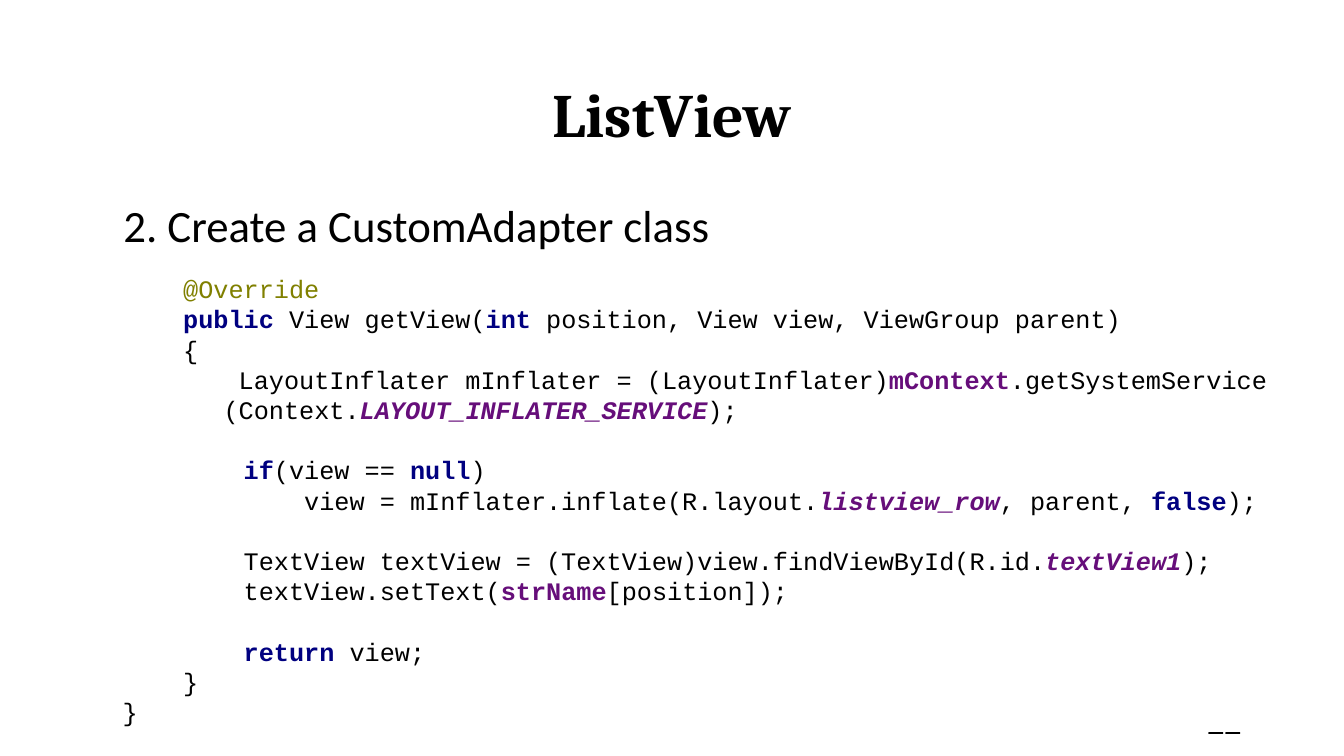
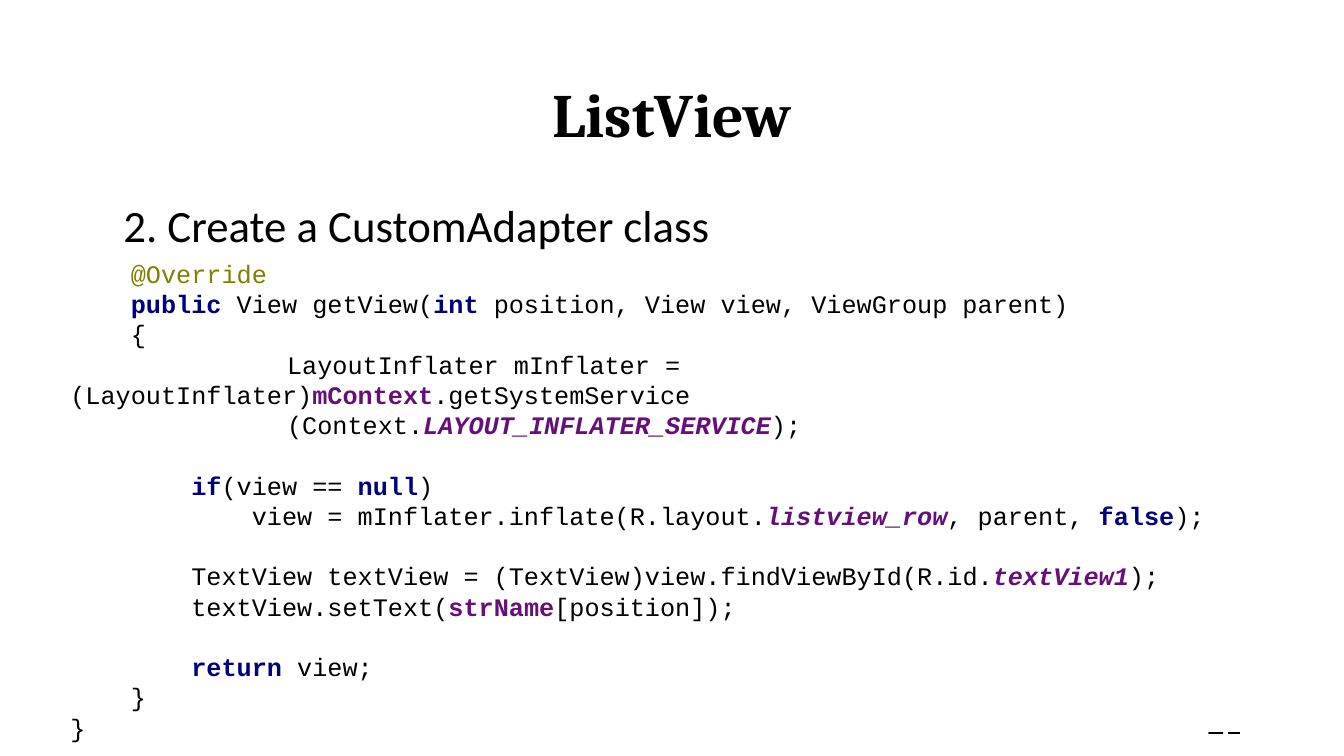
Before and after one commit to varanee/Course, a slide deck: slide 21 of Mobile_App_Dev/Week7/Lec7.odp (slide 22 before the commit). Drawn at 1344x756 pixels with LibreOffice and Linux fonts; fonts in the diff are those of the drawing. Boxes give left, top, right and bottom in pixels: in the first picture for what was removed or moved away, otherwise in the second. Text is boxed around its words. In the diff, an @@ line names an element or a change of style, - is before the commit and + after.

```diff
--- a/Mobile_App_Dev/Week7/Lec7.odp
+++ b/Mobile_App_Dev/Week7/Lec7.odp
@@ text "@Override public View getView(int position, ..." rewrapped from <box>183,280,1267,666</box> to <box>70,264,1205,681</box> @@
@@ page number at <box>1207,732,1241,734</box>: text changed @@
-22
+21
```
Also in this commit, not shown: 11 other slides changed, 1 slide added, 1 slide removed, 4 other files.
